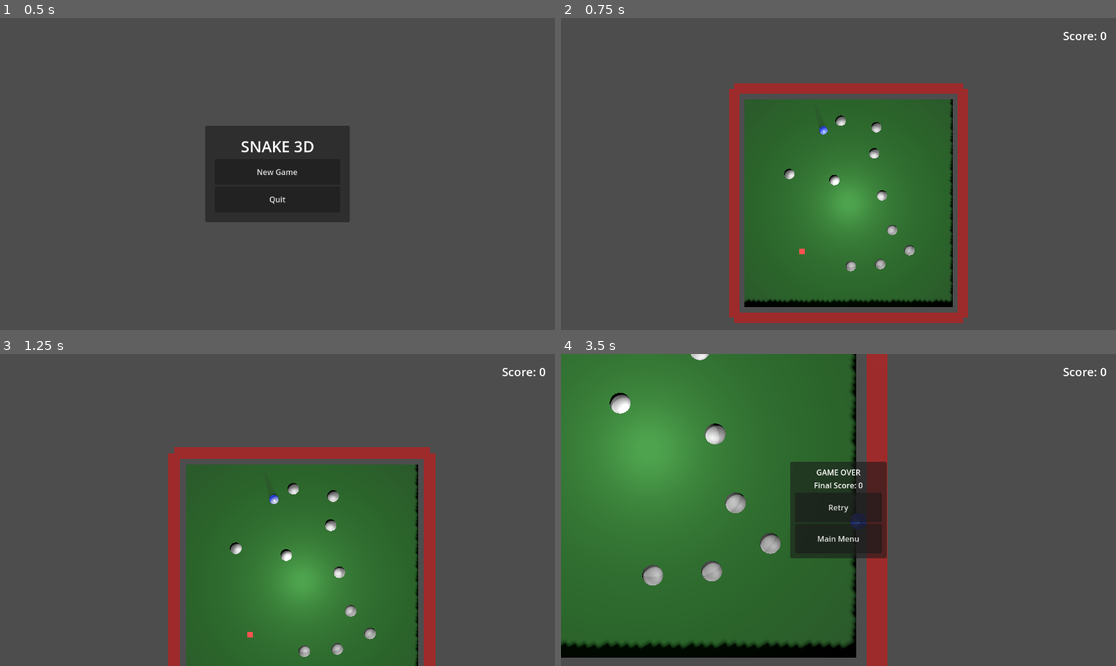
Above: before the commit, frames 1-4 (two rows, left to right).
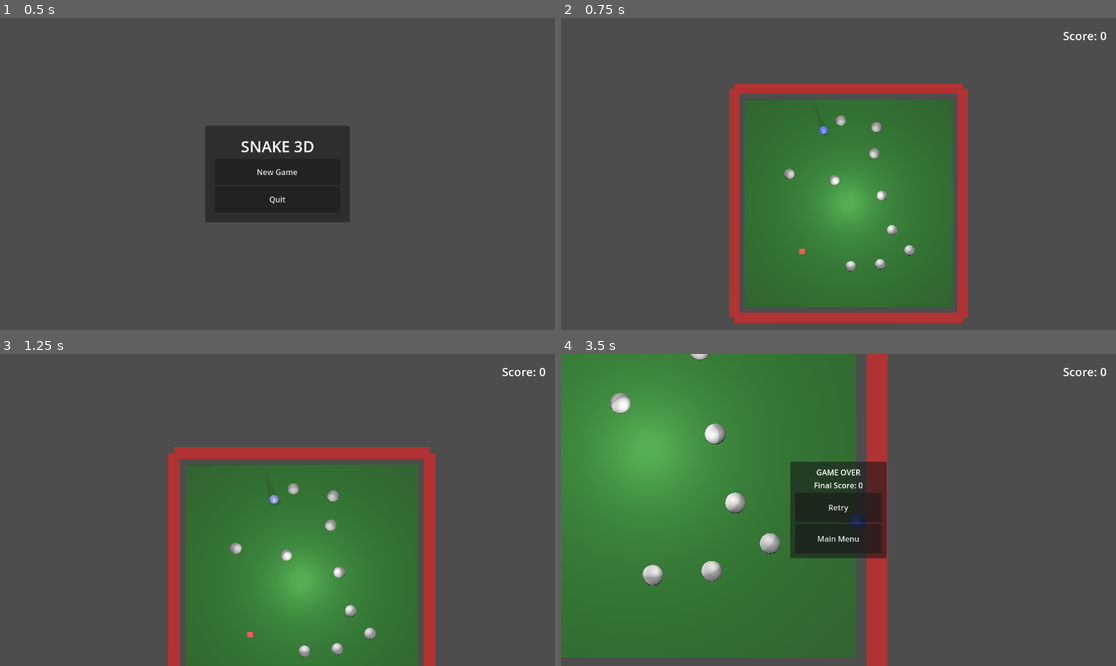
Above: after the commit, the same moments.

Repository: bluehexagons/snakeproject
Game: Godot game, scene res://scenes/main_menu.tscn
Two runs of this game, one before a commit and one after it. Both use one fixed random seed, a clock stepped at 60 frames per second and the inputs below.
Inputs:
- Up to frame 1 (0.5 s): no input
- Up to frame 2 (0.75 s): click "New Game" at 0.5 s
- Up to frame 3 (1.25 s): no input
- Up to frame 4 (3.5 s): hold D (move_right) 1.28-2.03 s; hold S (move_down) 2.03-2.78 s; hold D (move_right) from 2.78 s (still down)

Frame 1 is identical in both runs. In frame 2, 1.5% of the frame differs, in the area x 33-71%, y 26-93%; in frame 3, 0.8%; in frame 4, 4.0%, in the area x 0-54%, y 0-98%.

Commit message:
(w/AI) better shadows

Diff:
--- a/project.godot
+++ b/project.godot
@@ -64,3 +64,5 @@
 
 renderer/rendering_method="gl_compatibility"
 renderer/rendering_method.mobile="gl_compatibility"
+lights_and_shadows/directional_shadow/size=8192
+lights_and_shadows/directional_shadow/size.mobile=4096
--- a/scenes/main.tscn
+++ b/scenes/main.tscn
@@ -22,8 +22,16 @@
 surface_material_override/0 = SubResource("StandardMaterial3D_1")
 
 [node name="DirectionalLight3D" type="DirectionalLight3D" parent="GameplayContainer"]
-transform = Transform3D(0.866025, -0.383022, 0.321394, 0, 0.642788, 0.766044, -0.5, -0.663414, 0.556671, 0, 5, 0)
+transform = Transform3D(-0.999935, 0.00875719, -0.00734812, -0.00523492, 0.220651, 0.975339, 0.0101627, 0.975313, -0.220592, 0, 5, 0)
 shadow_enabled = true
+shadow_bias = 0.02
+shadow_normal_bias = 1.5
+shadow_blur = 1.5
+directional_shadow_mode = 0
+directional_shadow_split_2 = 0.4
+directional_shadow_split_3 = 0.6
+directional_shadow_max_distance = 30.0
+directional_shadow_pancake_size = 40.0
 sky_mode = 1
 
 [node name="OmniLight3D" type="OmniLight3D" parent="GameplayContainer"]
